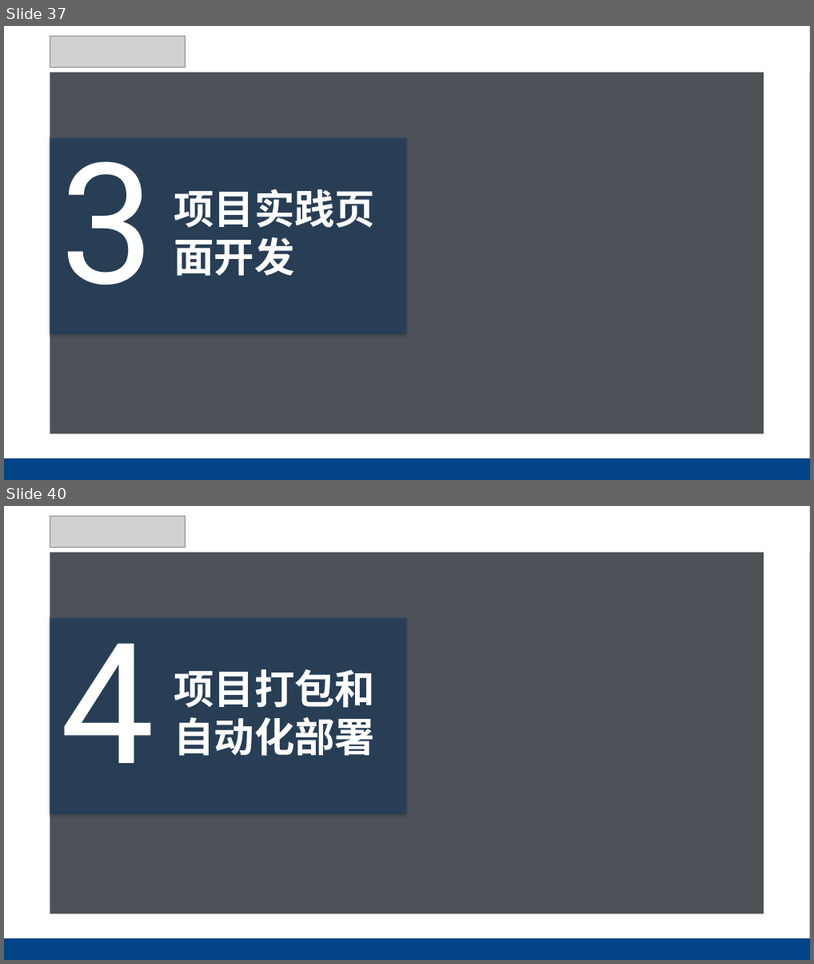
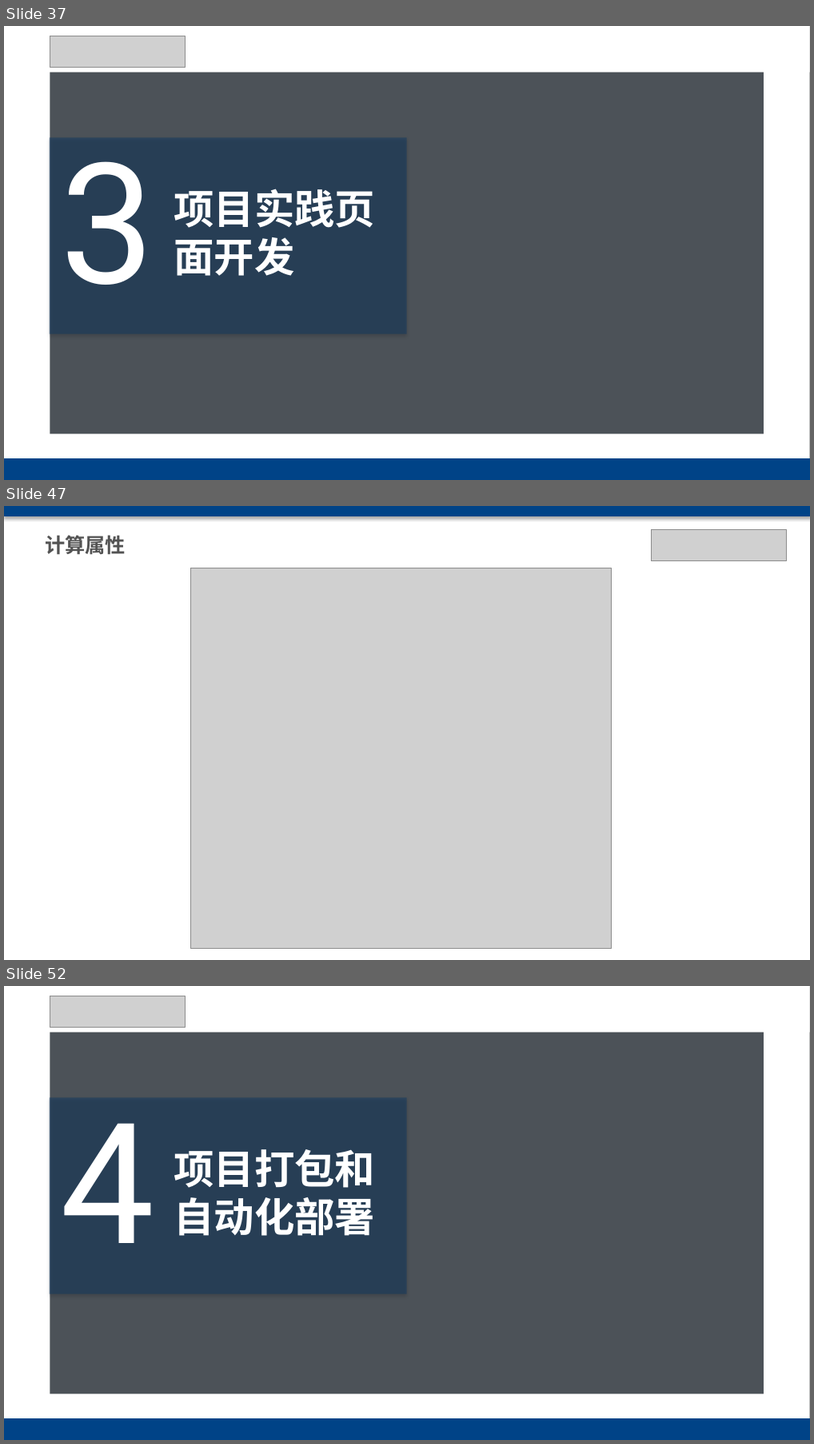
Before and after one commit to chxxx/vue3-vite-antd-admin, a slide deck: public/vue3 antdesign.pptx. Shown one above the other, each under a label of ours: slides 37 and 40 before the commit, slides 37, 47 and 52 after it; the slides between them are not shown. The pictures are 814x964 and 814x1444 pixels, drawn with LibreOffice and Linux fonts; fonts in the diff are those of the drawing; grey boxes stand for pictures; background and template pictures are left out; a plain dark background stands for a picture behind light text. Boxes give left, top, right and bottom in pixels: in the first picture for what was removed or moved away, otherwise in the second. Text is boxed around its words. In the diff, an @@ line names an element or a change of style, - is before the commit and + after.

```diff
--- a/public/vue3 antdesign.pptx
+++ b/public/vue3 antdesign.pptx
@@ slide 47 added at <box>4,506,810,960</box>, background #FFFFFF @@
@@ rectangle added at <box>4,506,810,516</box>, fill #004387 @@
@@ picture added at <box>651,529,787,561</box> @@
@@ text added at <box>45,535,126,555</box>, 18 pt, text #535353, bold @@
+计算属性
@@ picture added at <box>191,568,611,948</box> @@
@@ what was slide 40 is now slide 52 @@
```
Also in this commit, not shown: 4 slides changed, 13 other slides added, 2 slides removed, 6 other files.
